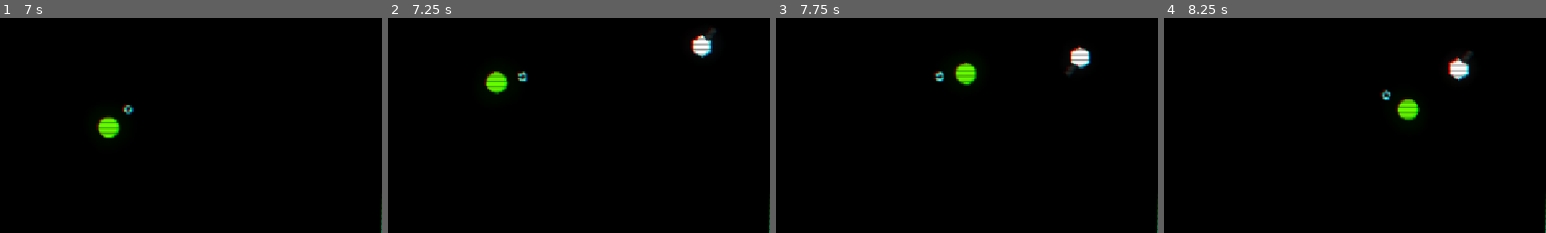
Above: before the commit, frames 1-4 (left to right).
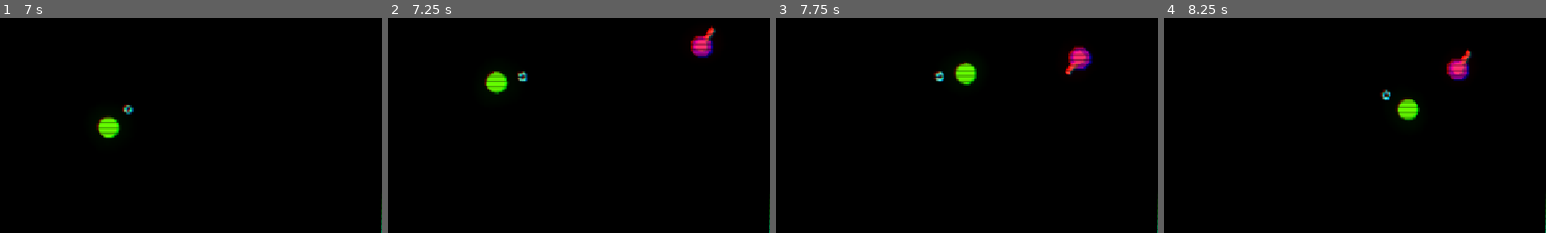
Above: after the commit, the same moments.

Repository: ktosox/GWJ80
Game: Godot game, scene res://level/test_level.tscn
Same seed, same stepped clock (60 frames per second), same inputs: the game is played once before the commit and once after it.
Inputs (mouse positions are % of the whole screen's width and height, from its top left):
- Up to frame 1 (7 s): tap Enter (tutorial_exit) at 0.5 s; move the mouse to (72, 45) at 0.52 s; press the mouse at (72, 45) at 0.53 s; hold D (right) 0.53-1.28 s; move the mouse to (30, 55) at 1.27 s; release the mouse at (30, 55) at 1.28 s; hold Down (down) 1.28-2.03 s; click (30, 55) at 1.35 s; move the mouse to (60, 28) at 2.02 s; press the mouse at (60, 28) at 2.03 s; hold D (right) 2.03-2.78 s; move the mouse to (45, 70) at 2.77 s; release the mouse at (45, 70) at 2.78 s; hold W (up) 2.78-3.53 s; click (45, 70) at 2.85 s; move the mouse to (80, 65) at 3.52 s; press the mouse at (80, 65) at 3.53 s; hold A (left) 3.53-5.03 s; move the mouse to (20, 35) at 4.27 s; release the mouse at (20, 35) at 4.28 s; click (20, 35) at 4.35 s; move the mouse to (55, 50) at 5.02 s; press the mouse at (55, 50) at 5.03 s; hold Down (down) 5.03-5.78 s; move the mouse to (35, 25) at 5.77 s; release the mouse at (35, 25) at 5.78 s; hold D (right) 5.78-6.53 s; click (35, 25) at 5.85 s; move the mouse to (72, 45) at 6.52 s; press the mouse at (72, 45) at 6.53 s; hold W (up) from 6.53 s (still down)
- Up to frame 2 (7.25 s): keep holding W (up)
- Up to frame 3 (7.75 s): move the mouse to (30, 55) at 7.27 s; release W (up) at 7.28 s; release the mouse at (30, 55) at 7.28 s; hold D (right) from 7.28 s (still down); click (30, 55) at 7.35 s
- Up to frame 4 (8.25 s): move the mouse to (60, 28) at 8.02 s; release D (right) at 8.03 s; press the mouse at (60, 28) at 8.03 s; hold Down (down) from 8.03 s (still down)
The pictures show only the part of the screen within x 50-100%, y 33-83%; the shares and areas given below are measured in that part.

Frame 1 is identical in both runs. In frame 2, 0.6% of the frame differs, in the area x 79-86%, y 3-19%; in frame 3, 0.6%, in the area x 75-83%, y 12-27%; in frame 4, 0.6%.

Commit message:
adding graphical improvements to enemeis

Diff:
--- a/Game/enemy/multi_gun.tscn
+++ b/Game/enemy/multi_gun.tscn
@@ -3,8 +3,11 @@
 [ext_resource type="Script" uid="uid://chtkeocw7702o" path="res://enemy/multi_gun.gd" id="1_0s6dv"]
 [ext_resource type="PackedScene" uid="uid://vjexxy0oei3q" path="res://bullet/bullet.tscn" id="2_udwkg"]
 [ext_resource type="PackedScene" uid="uid://bgr7f0ikfr1cw" path="res://Global/audio_manager/audio_component.tscn" id="3_lpk84"]
-[ext_resource type="Texture2D" uid="uid://ck7qx7kqre8p6" path="res://shapes/gun.png" id="3_qqumo"]
 [ext_resource type="AudioStream" uid="uid://bu4edkioj032m" path="res://enemy/shoot.wav" id="4_kyqt5"]
+
+[sub_resource type="Curve" id="Curve_eaqiw"]
+_data = [Vector2(0, 1), 0.0, 0.0, 0, 0, Vector2(1, 0.824324), 0.0, 0.0, 0, 0]
+point_count = 2
 
 [node name="MultiGun" type="Node2D"]
 script = ExtResource("1_0s6dv")
@@ -18,21 +21,33 @@
 signal_name = "timeout"
 audio = ExtResource("4_kyqt5")
 
-[node name="Gun" type="Sprite2D" parent="."]
-position = Vector2(16, -9)
-rotation = -0.335684
-scale = Vector2(0.7, 0.7)
-texture = ExtResource("3_qqumo")
+[node name="Gun" type="Line2D" parent="."]
+position = Vector2(26, 0)
+scale = Vector2(1, 1)
+points = PackedVector2Array(-18, 0, 0, 0, 2, 0)
+width = 9.0
+width_curve = SubResource("Curve_eaqiw")
+default_color = Color(1, 0.272341, 0.227895, 1)
+begin_cap_mode = 2
 
-[node name="Gun2" type="Sprite2D" parent="."]
-position = Vector2(17, -9.53674e-07)
-scale = Vector2(0.7, 0.7)
-texture = ExtResource("3_qqumo")
+[node name="Gun2" type="Line2D" parent="."]
+position = Vector2(24, 11)
+rotation = 0.331613
+scale = Vector2(1, 1)
+points = PackedVector2Array(-18, 0, 0, 0, 2, 0)
+width = 9.0
+width_curve = SubResource("Curve_eaqiw")
+default_color = Color(1, 0.272341, 0.227895, 1)
+begin_cap_mode = 2
 
-[node name="Gun3" type="Sprite2D" parent="."]
-position = Vector2(16, 8)
-rotation = 0.331613
-scale = Vector2(0.7, 0.7)
-texture = ExtResource("3_qqumo")
+[node name="Gun3" type="Line2D" parent="."]
+position = Vector2(24, -12)
+rotation = -0.331613
+scale = Vector2(1, 1)
+points = PackedVector2Array(-18, 0, 0, 0, 2, 0)
+width = 9.0
+width_curve = SubResource("Curve_eaqiw")
+default_color = Color(1, 0.272341, 0.227895, 1)
+begin_cap_mode = 2
 
 [connection signal="timeout" from="Cooldown" to="." method="_on_cooldown_timeout"]
--- a/Game/enemy/shooter/aimed_shooter.tscn
+++ b/Game/enemy/shooter/aimed_shooter.tscn
@@ -1,9 +1,17 @@
-[gd_scene load_steps=2 format=3 uid="uid://dov3akcxyfqrp"]
+[gd_scene load_steps=3 format=3 uid="uid://dov3akcxyfqrp"]
 
 [ext_resource type="Script" uid="uid://746lwkp73t6h" path="res://enemy/shooter/aimed_shooter.gd" id="1_hf4ie"]
+[ext_resource type="Texture2D" uid="uid://giw637mo7mkx" path="res://shapes/triangle.png" id="2_hf4ie"]
 
 [node name="AimedShooter" type="Node2D"]
 script = ExtResource("1_hf4ie")
 
+[node name="Triangle" type="Sprite2D" parent="."]
+modulate = Color(0.87589, 0.311852, 0.123727, 1)
+position = Vector2(4, 0)
+rotation = 1.5708
+scale = Vector2(0.04, 0.04)
+texture = ExtResource("2_hf4ie")
+
 [node name="GunSpot" type="Marker2D" parent="."]
 position = Vector2(8, 0)
--- a/Game/enemy/shooter/spiny_shooter.tscn
+++ b/Game/enemy/shooter/spiny_shooter.tscn
@@ -1,6 +1,7 @@
-[gd_scene load_steps=5 format=3 uid="uid://dexaeb0yjvpmy"]
+[gd_scene load_steps=6 format=3 uid="uid://dexaeb0yjvpmy"]
 
 [ext_resource type="Script" uid="uid://doexvh7xjsgna" path="res://enemy/shooter/spiny_shooter.gd" id="1_iacun"]
+[ext_resource type="Texture2D" uid="uid://c6ajqpqljx45" path="res://shapes/hexagon.png" id="2_iacun"]
 
 [sub_resource type="Animation" id="Animation_0kxyt"]
 length = 0.001
@@ -48,6 +49,11 @@
 }
 autoplay = "new_animation"
 
+[node name="Hexagon" type="Sprite2D" parent="."]
+modulate = Color(0.999987, 0.194288, 0.425484, 1)
+scale = Vector2(0.155, 0.155)
+texture = ExtResource("2_iacun")
+
 [node name="GunSpotA" type="Marker2D" parent="."]
 position = Vector2(8, 0)
 
--- a/Game/enemy/single_gun.tscn
+++ b/Game/enemy/single_gun.tscn
@@ -4,7 +4,10 @@
 [ext_resource type="PackedScene" uid="uid://vjexxy0oei3q" path="res://bullet/bullet.tscn" id="2_un3of"]
 [ext_resource type="PackedScene" uid="uid://bgr7f0ikfr1cw" path="res://Global/audio_manager/audio_component.tscn" id="3_uk6nb"]
 [ext_resource type="AudioStream" uid="uid://bu4edkioj032m" path="res://enemy/shoot.wav" id="4_7thby"]
-[ext_resource type="Texture2D" uid="uid://ck7qx7kqre8p6" path="res://shapes/gun.png" id="5_2p1hd"]
+
+[sub_resource type="Curve" id="Curve_eaqiw"]
+_data = [Vector2(0, 1), 0.0, 0.0, 0, 0, Vector2(1, 0.824324), 0.0, 0.0, 0, 0]
+point_count = 2
 
 [node name="SingleGun" type="Node2D"]
 script = ExtResource("1_eaqiw")
@@ -18,9 +21,13 @@
 signal_name = "timeout"
 audio = ExtResource("4_7thby")
 
-[node name="Gun2" type="Sprite2D" parent="."]
-position = Vector2(17, -9.53674e-07)
-scale = Vector2(0.7, 0.7)
-texture = ExtResource("5_2p1hd")
+[node name="Gun2" type="Line2D" parent="."]
+position = Vector2(25, -7.17465e-43)
+scale = Vector2(1, 1)
+points = PackedVector2Array(-18, 0, 0, 0, 2, 0)
+width = 9.0
+width_curve = SubResource("Curve_eaqiw")
+default_color = Color(1, 0.272341, 0.227895, 1)
+begin_cap_mode = 2
 
 [connection signal="timeout" from="Cooldown" to="." method="_on_cooldown_timeout"]
--- a/Game/enemy/walker/bouncy_walker.tscn
+++ b/Game/enemy/walker/bouncy_walker.tscn
@@ -1,7 +1,7 @@
 [gd_scene load_steps=5 format=3 uid="uid://bd5sro7njtben"]
 
 [ext_resource type="Script" uid="uid://bwnm4582nsew" path="res://enemy/walker/bouncy_walker.gd" id="1_67pyj"]
-[ext_resource type="Texture2D" uid="uid://c6ajqpqljx45" path="res://shapes/hexagon.png" id="1_qf8dm"]
+[ext_resource type="Texture2D" uid="uid://s2c3swermptg" path="res://shapes/octagon.png" id="2_67pyj"]
 
 [sub_resource type="PhysicsMaterial" id="PhysicsMaterial_67pyj"]
 bounce = 1.0
@@ -20,6 +20,7 @@
 [node name="CollisionShape2D" type="CollisionShape2D" parent="."]
 shape = SubResource("CircleShape2D_d0ks8")
 
-[node name="Hexagon" type="Sprite2D" parent="."]
-scale = Vector2(0.235, 0.235)
-texture = ExtResource("1_qf8dm")
+[node name="Octagon" type="Sprite2D" parent="."]
+modulate = Color(0.59536, 0.000200224, 0.575449, 1)
+scale = Vector2(0.265, 0.265)
+texture = ExtResource("2_67pyj")
--- a/Game/enemy/walker/followy_walker.tscn
+++ b/Game/enemy/walker/followy_walker.tscn
@@ -1,7 +1,7 @@
 [gd_scene load_steps=6 format=3 uid="uid://ds7w2tjndb0os"]
 
 [ext_resource type="Script" uid="uid://bsgvi2v84at3s" path="res://enemy/walker/followy_walker.gd" id="1_slthc"]
-[ext_resource type="Texture2D" uid="uid://s2c3swermptg" path="res://shapes/octagon.png" id="2_du3xm"]
+[ext_resource type="Texture2D" uid="uid://t0cralsd0ri1" path="res://shapes/red_sqaure.png" id="2_du3xm"]
 
 [sub_resource type="CircleShape2D" id="CircleShape2D_5ahg8"]
 
@@ -37,8 +37,10 @@
 [node name="CollisionShape2D" type="CollisionShape2D" parent="TooCloseRange"]
 shape = SubResource("CircleShape2D_slthc")
 
-[node name="Octagon" type="Sprite2D" parent="."]
-scale = Vector2(0.165, 0.165)
+[node name="Sprite2D" type="Sprite2D" parent="."]
+modulate = Color(0.617455, 0.617455, 0.617455, 1)
+rotation = 0.785398
+scale = Vector2(0.84, 0.84)
 texture = ExtResource("2_du3xm")
 
 [connection signal="body_entered" from="TooFarRange" to="." method="_on_too_far_range_body_entered"]
Not shown: 1 places in Game/UI/ui.tscn that only renumber resources
